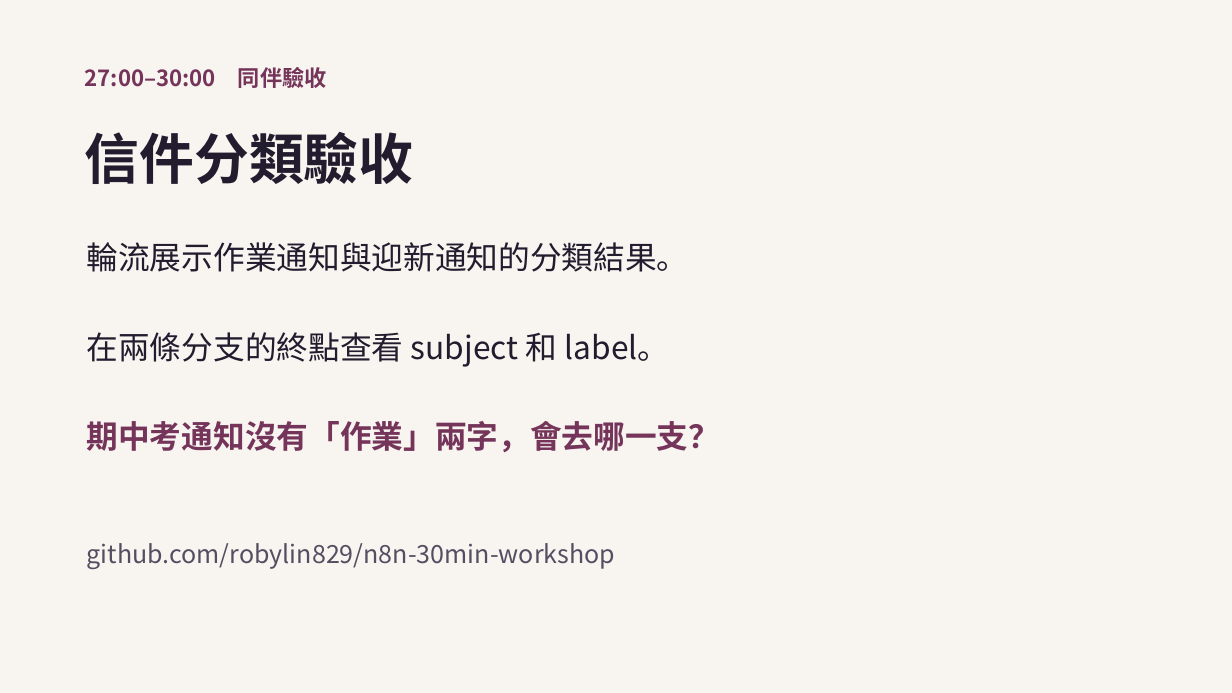
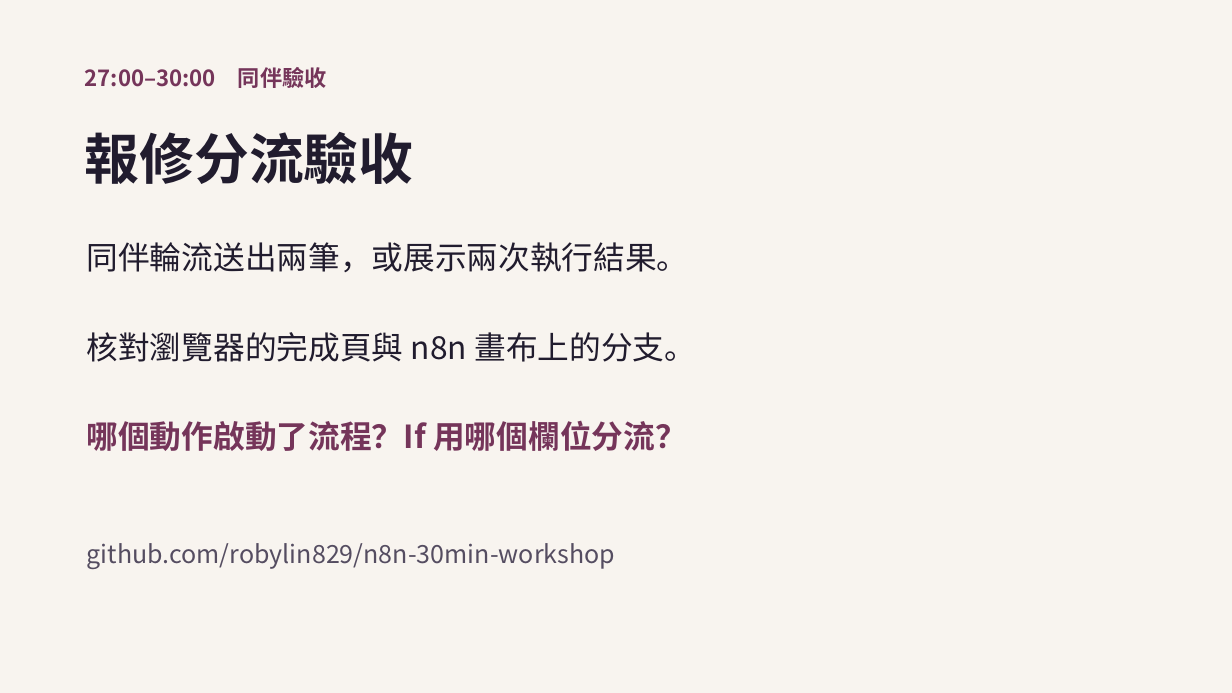
Before and after one commit to robylin829/n8n-30min-workshop, a slide deck: slide 7 of slides/n8n-30min-workshop.pptx. Drawn at 1232x693 pixels with LibreOffice and Linux fonts; fonts in the diff are those of the drawing. Boxes give left, top, right and bottom in pixels: in the first picture for what was removed or moved away, otherwise in the second. Text is boxed around its words. In the diff, an @@ line names an element or a change of style, - is before the commit and + after.

```diff
--- a/slides/n8n-30min-workshop.pptx
+++ b/slides/n8n-30min-workshop.pptx
@@ text at [85, 132, 414, 184]: text changed @@
-信件分類驗收
+報修分流驗收
@@ text at [87, 242, 689, 272]: text changed @@
-輪流展示作業通知與迎新通知的分類結果。
+同伴輪流送出兩筆，或展示兩次執行結果。
@@ text at [87, 332, 696, 362]: text changed @@
-在兩條分支的終點查看 subject 和 label。
+核對瀏覽器的完成頁與 n8n 畫布上的分支。
@@ text at [87, 420, 686, 451]: text changed @@
-期中考通知沒有「作業」兩字，會去哪一支？
+哪個動作啟動了流程？If 用哪個欄位分流？
```
Also in this commit, not shown: 5 other slides changed, 1 slide added, 1 slide removed, 6 other files.
